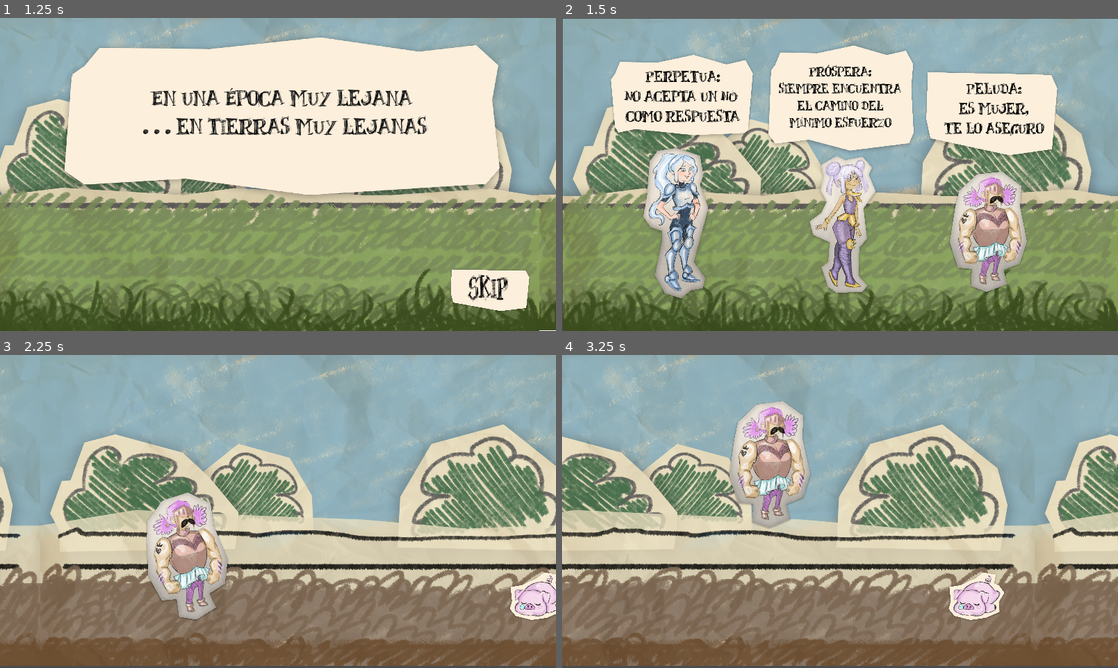
Above: before the commit, frames 1-4 (two rows, left to right).
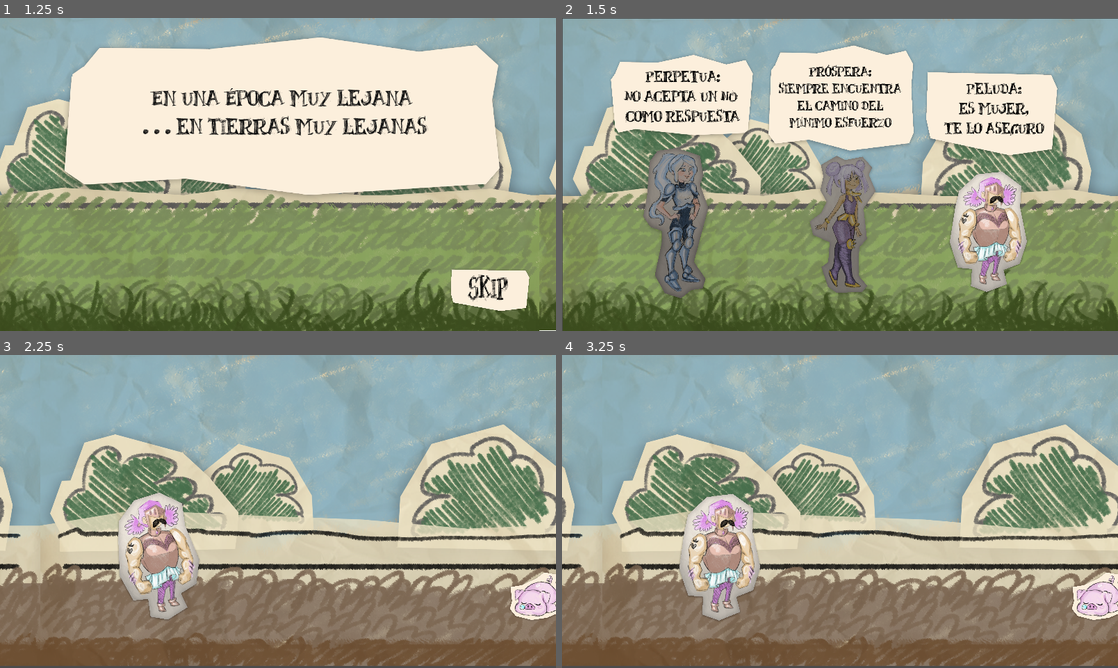
Above: after the commit, the same moments.

Repository: elianabarrios/a-frog-for-the-queendome
Game: Godot game, scene res://scenes/menu/Menu.tscn
Same seed, same stepped clock (60 frames per second), same inputs: the game is played once before the commit and once after it.
Inputs (mouse positions are in pixels of both pictures, inside the frame that each line leads up to):
- Up to frame 1 (1.25 s): click (272, 249) at 0.5 s
- Up to frame 2 (1.5 s): click "SKIP" at 1.25 s
- Up to frame 3 (2.25 s): click (428, 567) at 2 s
- Up to frame 4 (3.25 s): move the mouse to (962, 495) at 2.77 s; hold Up (ui_up) from 2.78 s (still down); click (962, 495) at 2.85 s

Frame 1 is identical in both runs. In frame 2, 7.2% of the frame differs, in the area x 14-57%, y 41-90%; in frame 3, 5.5%; in frame 4, 38%, in the area x 0-100%, y 0-100%.

Commit message:
creacion-escena-puntajes

Diff:
--- a/project.godot
+++ b/project.godot
@@ -27,6 +27,14 @@
 window/stretch/mode="2d"
 window/stretch/aspect="keep"
 
+[input]
+
+touch={
+"deadzone": 0.5,
+"events": [ Object(InputEventMouseButton,"resource_local_to_scene":false,"resource_name":"","device":-1,"alt":false,"shift":false,"control":false,"meta":false,"command":false,"button_mask":0,"position":Vector2( 0, 0 ),"global_position":Vector2( 0, 0 ),"factor":1.0,"button_index":1,"pressed":false,"doubleclick":false,"script":null)
+ ]
+}
+
 [layer_names]
 
 2d_render/layer_1="Player"
--- a/scenes/characters/princess/peluda/PrincessPeluda.gd
+++ b/scenes/characters/princess/peluda/PrincessPeluda.gd
@@ -1,7 +1,7 @@
 extends KinematicBody2D
 
 var movement = Vector2(500,0)
-
+var levelStart = false
 var isOnAir = false
 
 const VECTOR_NORMAL = Vector2(0, -1)
@@ -9,12 +9,18 @@
 func _ready():
 	pass
 func _physics_process(delta):
-	movement.y += 30
-	if is_on_floor():
-		movement.y = 0
-		isOnAir = false
-	if Input.is_action_just_pressed("ui_up") and isOnAir == false:
-		movement.y = -1100
-		isOnAir = true
-	move_and_slide(movement, VECTOR_NORMAL)
+	if levelStart == true:
+		movement.y += 30
+		if is_on_floor():
+			movement.y = 0
+			isOnAir = false
+		if Input.is_action_just_pressed("touch") and isOnAir == false:
+			movement.y = -1100
+			isOnAir = true
+		move_and_slide(movement, VECTOR_NORMAL)
 	pass
+
+
+func _on_Timer_timeout():
+	levelStart = true
+	pass
--- a/scenes/level_1/Level1.tscn
+++ b/scenes/level_1/Level1.tscn
@@ -52,3 +52,8 @@
 [node name="CollisionGround" type="CollisionShape2D" parent="Ground"]
 position = Vector2( 78308.9, 999.101 )
 shape = SubResource( 2 )
+
+[node name="Timer" type="Timer" parent="."]
+wait_time = 5.0
+autostart = true
+[connection signal="timeout" from="Timer" to="PrincessPeluda" method="_on_Timer_timeout"]
--- a/scenes/player_select/PlayerSelect.tscn
+++ b/scenes/player_select/PlayerSelect.tscn
@@ -29,6 +29,7 @@
 }
 
 [node name="Prospera" type="TextureButton" parent="."]
+modulate = Color( 0.603922, 0.6, 0.6, 1 )
 margin_left = 845.159
 margin_top = 468.845
 margin_right = 1466.16
@@ -40,6 +41,7 @@
 }
 
 [node name="Perpetua" type="TextureButton" parent="."]
+modulate = Color( 0.603922, 0.6, 0.6, 1 )
 margin_left = 270.24
 margin_top = 440.687
 margin_right = 885.24
--- /dev/null
+++ b/scenes/ui/ScoreScreen.tscn
@@ -0,0 +1,27 @@
+[gd_scene format=2]
+
+[node name="ScoreScreen" type="Node2D"]
+
+[node name="ScoresBackground" type="Sprite" parent="."]
+
+[node name="Control" type="Control" parent="."]
+margin_right = 40.0
+margin_bottom = 40.0
+__meta__ = {
+"_edit_use_anchors_": false
+}
+
+[node name="ProsperaScore" type="Label" parent="Control"]
+margin_right = 40.0
+margin_bottom = 14.0
+__meta__ = {
+"_edit_use_anchors_": false
+}
+
+[node name="PerpetuaScore" type="Label" parent="Control"]
+margin_right = 40.0
+margin_bottom = 14.0
+
+[node name="PeludaScore" type="Label" parent="Control"]
+margin_right = 40.0
+margin_bottom = 14.0
